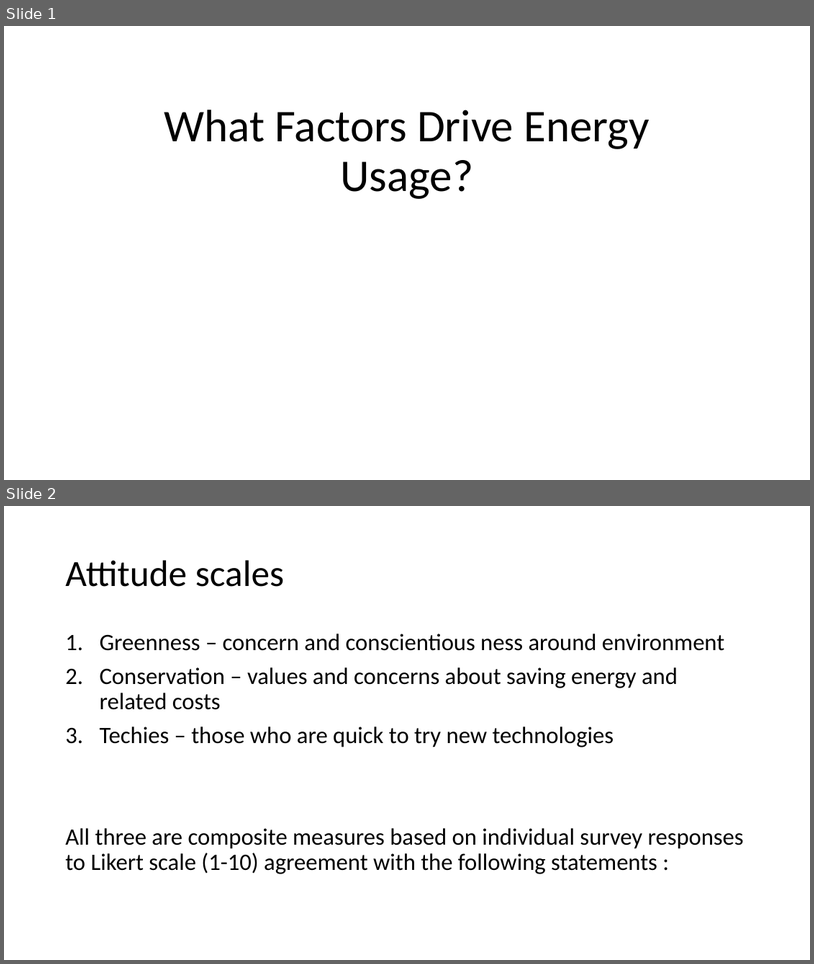
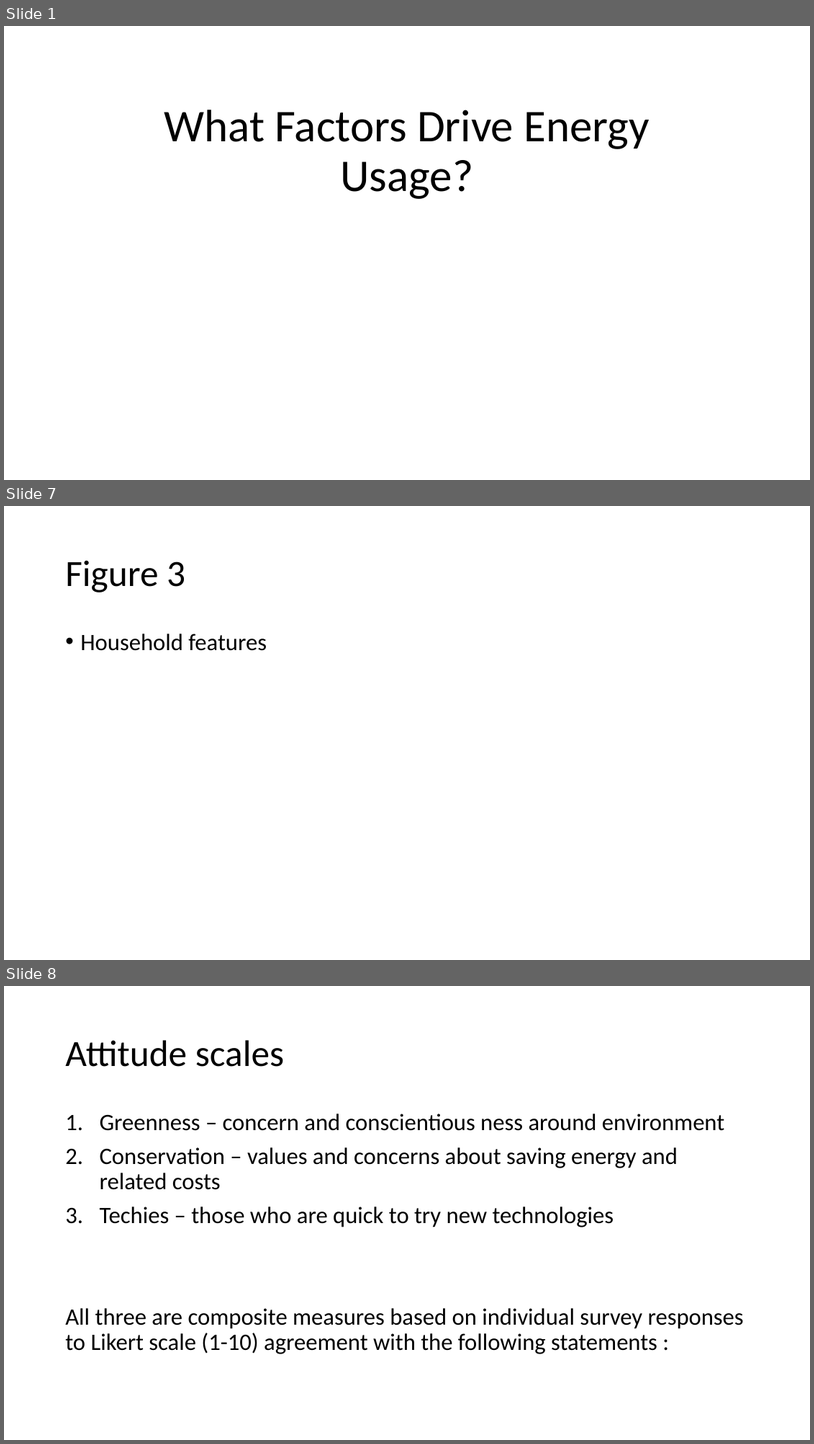
Before and after one commit to evanej/project-1, a slide deck: PPT Draft.pptx. Shown one above the other, each under a label of ours: slides 1 and 2 before the commit, slides 1, 7 and 8 after it; the slides between them are not shown. The pictures are 814x964 and 814x1444 pixels, drawn with LibreOffice and Linux fonts; fonts in the diff are those of the drawing. Boxes give left, top, right and bottom in pixels: in the first picture for what was removed or moved away, otherwise in the second. Text is boxed around its words. In the diff, an @@ line names an element or a change of style, - is before the commit and + after.

```diff
--- a/PPT Draft.pptx
+++ b/PPT Draft.pptx
@@ slide 7 added at bbox=[4, 506, 810, 960], background #FFFFFF @@
@@ title added at bbox=[65, 560, 185, 592], 44 pt, text #000000 @@
+Figure 3
@@ text added at bbox=[80, 633, 267, 651], 28 pt, text #000000 @@
+• Household features
@@ what was slide 2 is now slide 8 @@
```
Also in this commit, not shown: 12 other slides added.
